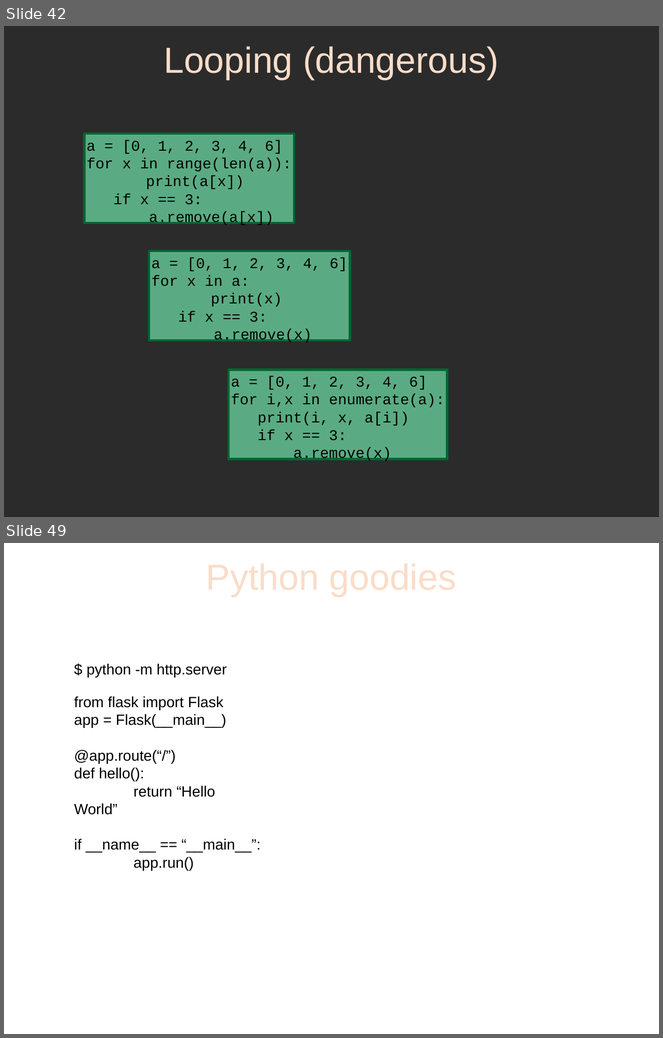
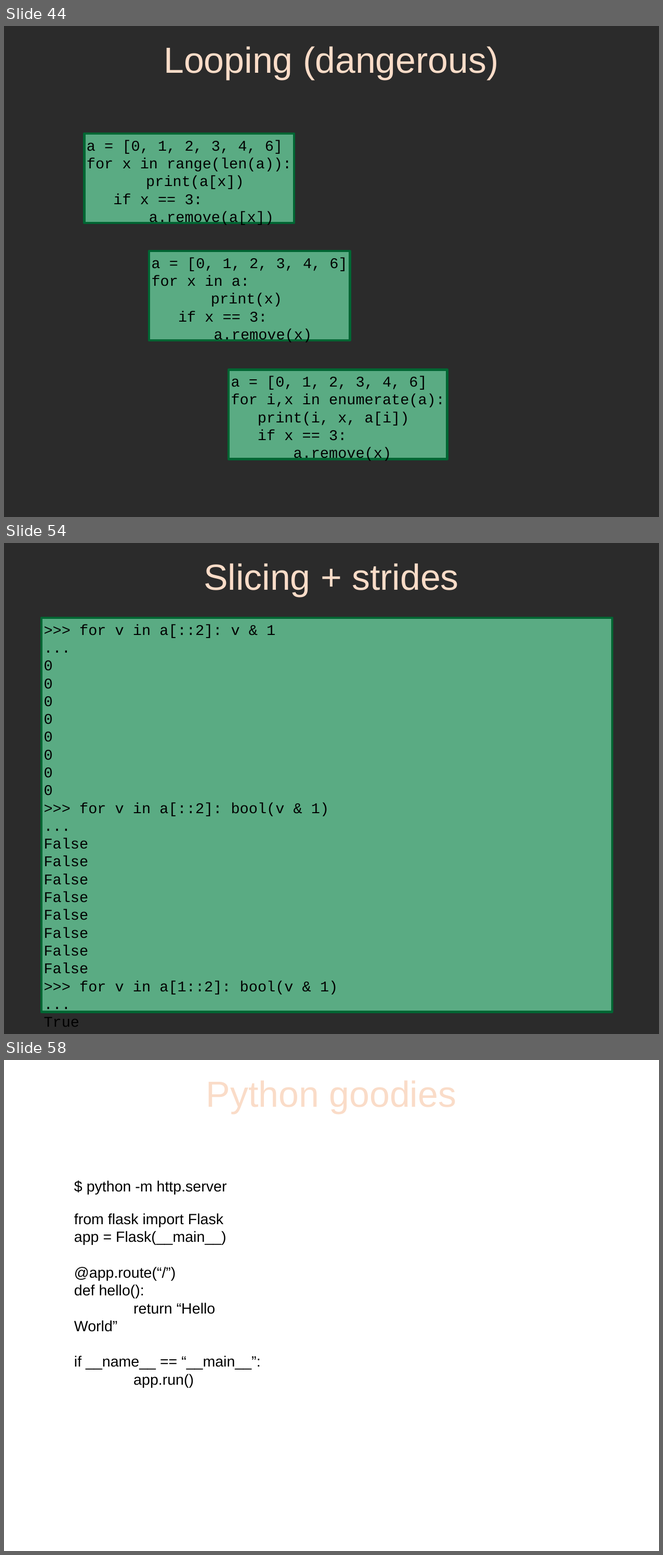
Before and after one commit to sphaero/workshops, a slide deck: PythonFu/presentation.odp. Shown one above the other, each under a label of ours: slides 42 and 49 before the commit, slides 44, 54 and 58 after it; the slides between them are not shown. The pictures are 663x1038 and 663x1555 pixels, drawn with LibreOffice and Linux fonts; fonts in the diff are those of the drawing; background and template pictures are left out; a plain dark background stands for a picture behind light text. Boxes give left, top, right and bottom in pixels: in the first picture for what was removed or moved away, otherwise in the second. Text is boxed around its words. In the diff, an @@ line names an element or a change of style, - is before the commit and + after.

```diff
--- a/PythonFu/presentation.odp
+++ b/PythonFu/presentation.odp
@@ slide 54 added at box(4, 543, 659, 1034), background picture (left out) @@
@@ title added at box(204, 563, 459, 597), 44 pt, text #FADCC8 @@
+Slicing + strides
@@ rectangle added at box(41, 618, 613, 1013), fill #66CC99 at 80% opacity, outline #006633 2.89 pt, 18 pt, text #000000 @@
+>>> for v in a[::2]: v & 1
+...
+0
+0
+0
+0
+0
+0
+0
+0
+>>> for v in a[::2]: bool(v & 1)
+...
+False
+False
+False
+False
+False
+False
+False
+False
+>>> for v in a[1::2]: bool(v & 1)
+...
+True
@@ what was slide 42 is now slide 44 @@
@@ what was slide 49 is now slide 58 @@
```
Also in this commit, not shown: 9 slides changed, 9 other slides added, 1 slide removed, 2 other files.
